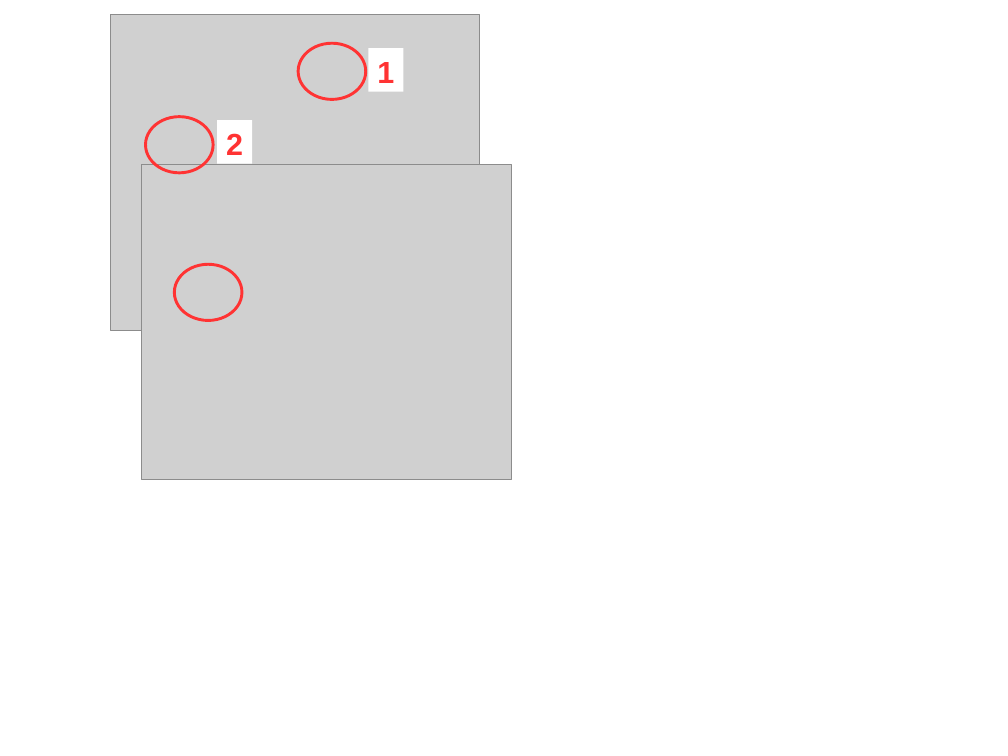
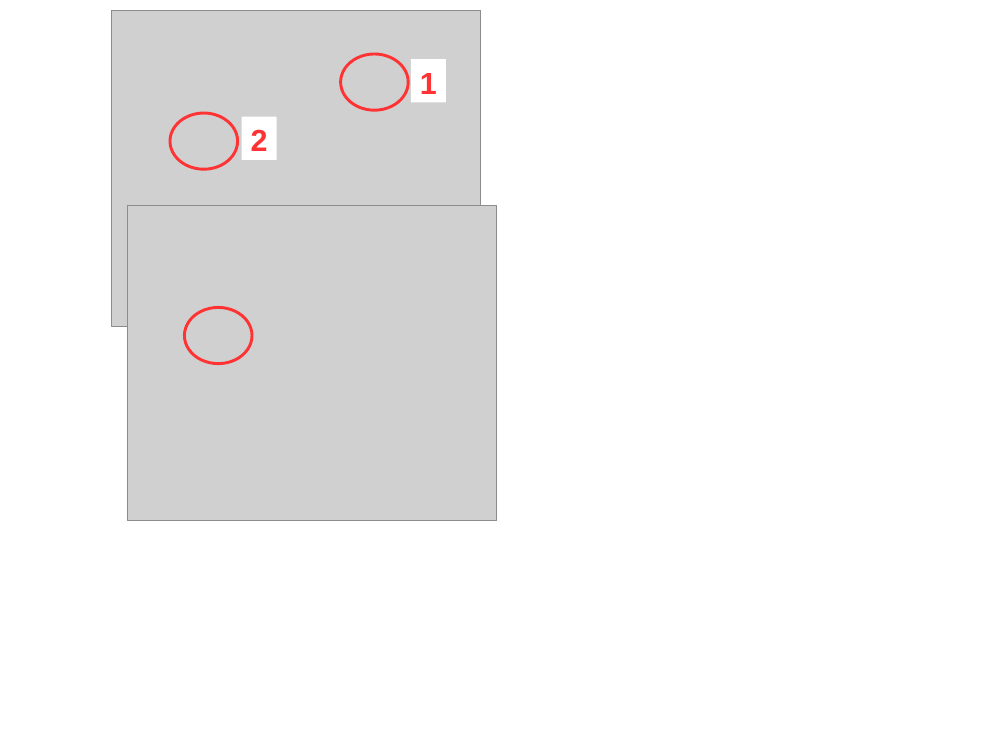
Before and after one commit to markummitchell/engauge-digitizer, a slide deck: slide 3 of dev/SpreadsheetsForDoc.odp. Drawn at 1008x756 pixels with LibreOffice and Linux fonts; fonts in the diff are those of the drawing; grey boxes stand for pictures. Boxes give left, top, right and bottom in pixels: in the first picture for what was removed or moved away, otherwise in the second. Text is boxed around its words. In the diff, an @@ line names an element or a change of style, - is before the commit and + after.

```diff
--- a/dev/SpreadsheetsForDoc.odp
+++ b/dev/SpreadsheetsForDoc.odp
@@ picture: place and size @@
-picture at bbox=[111, 15, 480, 330]
+picture at bbox=[112, 11, 481, 327]
@@ ellipse: place and size @@
-ellipse at bbox=[298, 43, 366, 99]
+ellipse at bbox=[341, 54, 409, 110]
@@ rectangle "1": place and size @@
-rectangle "1" at bbox=[369, 48, 403, 91]
+rectangle "1" at bbox=[411, 59, 445, 102]
@@ ellipse: place and size @@
-ellipse at bbox=[145, 117, 213, 173]
+ellipse at bbox=[170, 113, 238, 169]
@@ rectangle "2": place and size @@
-rectangle "2" at bbox=[218, 121, 252, 164]
+rectangle "2" at bbox=[241, 117, 276, 160]
@@ picture: place and size @@
-picture at bbox=[142, 165, 511, 480]
+picture at bbox=[128, 205, 498, 520]
@@ ellipse: place and size @@
-ellipse at bbox=[175, 264, 242, 320]
+ellipse at bbox=[185, 307, 252, 363]
```
Also in this commit, not shown: 25 other files.
